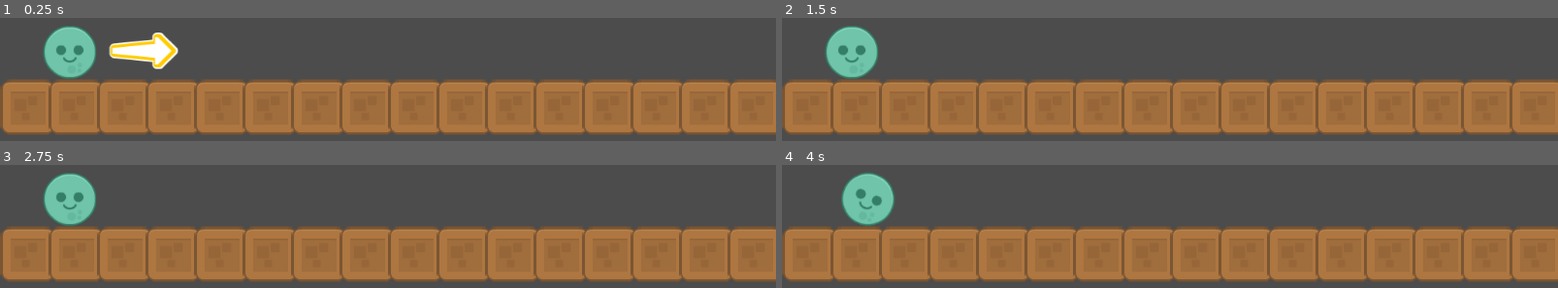
Above: before the commit, frames 1-4 (two rows, left to right).
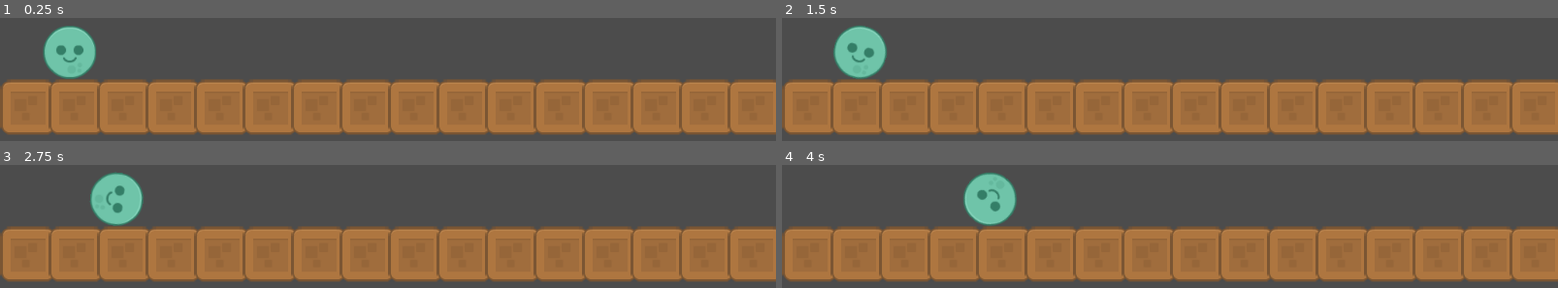
Above: after the commit, the same moments.

Repository: bsu-cs315/P1-ncbarber
Game: Godot game, scene res://src/Level.tscn
Same seed, same stepped clock (60 frames per second), same inputs: the game is played once before the commit and once after it.
Inputs:
- Up to frame 1 (0.25 s): no input
- Up to frame 2 (1.5 s): tap Enter at 0.5 s; hold Down (decrease angle) 0.53-1.28 s; tap Left (decrease power) at 0.8, 1.35 s; tap Space (launch) at 1.25 s
- Up to frame 3 (2.75 s): tap Up (increase angle) at 1.55 s; hold Up (increase angle) from 2.03 s (still down); tap Right (increase power) at 2.3 s
- Up to frame 4 (4 s): release Up (increase angle) at 2.78 s; tap Right (increase power) at 2.85 s; tap Space (launch) at 3.05, 3.6 s; hold Down (decrease angle) from 3.53 s (still down)

The runs differ from the first frame. In frame 1, 1.6% of the frame differs, in the area x 14-23%, y 11-42%; in frame 2, 1.5%; in frame 3, 4.5%; in frame 4, 4.7%, in the area x 7-31%, y 6-50%.

Commit message:
Revert "Setting up arrow, and arrow movement with clamps"
This reverts commit 033a2c7524ebacf0c68b7a0196ef8fed97751bc8.

Diff:
--- a/project/src/Ball.gd
+++ b/project/src/Ball.gd
@@ -3,32 +3,22 @@
 var _angle = 0
 export var degrees_per_second = 20
 export var power = 200
-export var exit_speed = 0
+export var exit_speed = 100
 
 func _process(delta):
 	if Input.is_action_just_pressed("launch"):
 		var exit_angle = Vector2.RIGHT.rotated(deg2rad(_angle))
 		var impulse = exit_angle * exit_speed
 		apply_impulse(Vector2.ZERO, impulse)
-		$ArrowRotation.visible = false
 	if Input.is_action_pressed("increase angle"):
 		_angle -= degrees_per_second * delta
-		_angle = clamp(_angle, -90, 0)
-		#print(_angle)
-		update_arrow_angle(_angle)
+		print(_angle)
 	if Input.is_action_pressed("decrease angle"):
 		_angle += degrees_per_second * delta
-		_angle = clamp(_angle, -90, 0)
-		#print(_angle)
-		update_arrow_angle(_angle)
+		print(_angle)
 	if Input.is_action_pressed("increase power"):
 		exit_speed += power* delta
-		exit_speed = clamp(exit_speed, 0, 900)
 		print(exit_speed)
 	if Input.is_action_pressed("decrease power"):
 		exit_speed -= power * delta
-		exit_speed = clamp(exit_speed, 0, 900)
 		print(exit_speed)
-
-func update_arrow_angle(exit_angle):
-	$ArrowRotation.rotation_degrees = exit_angle
--- a/project/src/Ball.tscn
+++ b/project/src/Ball.tscn
@@ -1,8 +1,7 @@
-[gd_scene load_steps=5 format=2]
+[gd_scene load_steps=4 format=2]
 
 [ext_resource path="res://src/Ball.gd" type="Script" id=1]
 [ext_resource path="res://assets/happyfunball.png" type="Texture" id=2]
-[ext_resource path="res://assets/arrow_empty.png" type="Texture" id=3]
 
 [sub_resource type="CircleShape2D" id=1]
 radius = 36.2027
@@ -15,10 +14,3 @@
 
 [node name="Sprite" type="Sprite" parent="."]
 texture = ExtResource( 2 )
-
-[node name="ArrowRotation" type="Node2D" parent="."]
-position = Vector2( -0.446869, -7.62939e-06 )
-
-[node name="Arrow" type="Sprite" parent="ArrowRotation"]
-position = Vector2( 98.1628, -1.88773 )
-texture = ExtResource( 3 )
Binary file removed: project/assets/arrow_empty.png
Not shown, removed: project/assets/arrow_empty.png.import
Binary file removed: project/assets/arrow_full.png
Not shown, removed: project/assets/arrow_full.png.import
